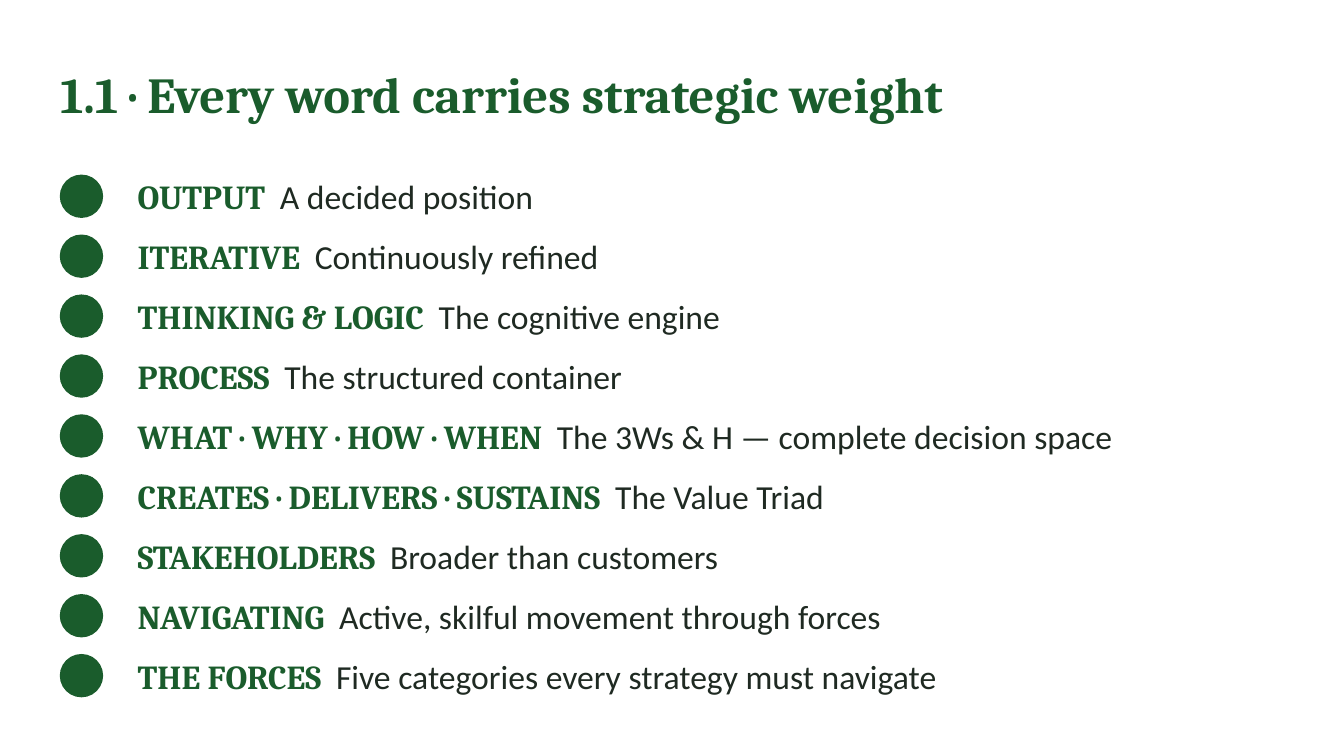
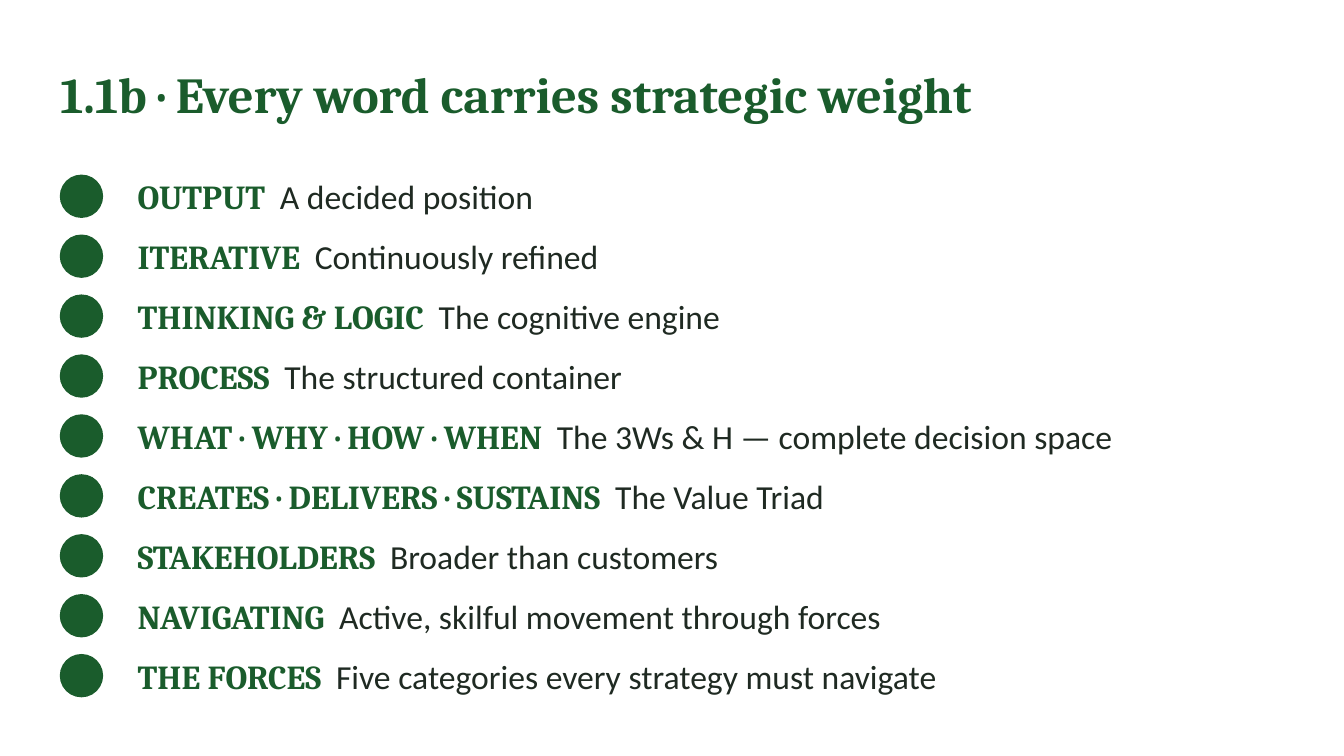
Before and after one commit to IBSL26/ibsl-platform, a slide deck: slide 7 of Unit decks/Unit 02 - Strategy Visioning & Success in Practice (SiP).pptx. Drawn at 1344x756 pixels with LibreOffice and Linux fonts; fonts in the diff are those of the drawing; background and template pictures are left out. Boxes give left, top, right and bottom in pixels: in the first picture for what was removed or moved away, otherwise in the second. Text is boxed around its words. In the diff, an @@ line names an element or a change of style, - is before the commit and + after.

```diff
--- a/Unit decks/Unit 02 - Strategy Visioning & Success in Practice (SiP).pptx
+++ b/Unit decks/Unit 02 - Strategy Visioning & Success in Practice (SiP).pptx
@@ text at bbox=[60, 78, 971, 124]: text changed @@
-1.1 · Every word carries strategic weight
+1.1b · Every word carries strategic weight
```
Also in this commit, not shown: 15 other slides changed, 29 slides added, 12 slides removed, 47 other files.
